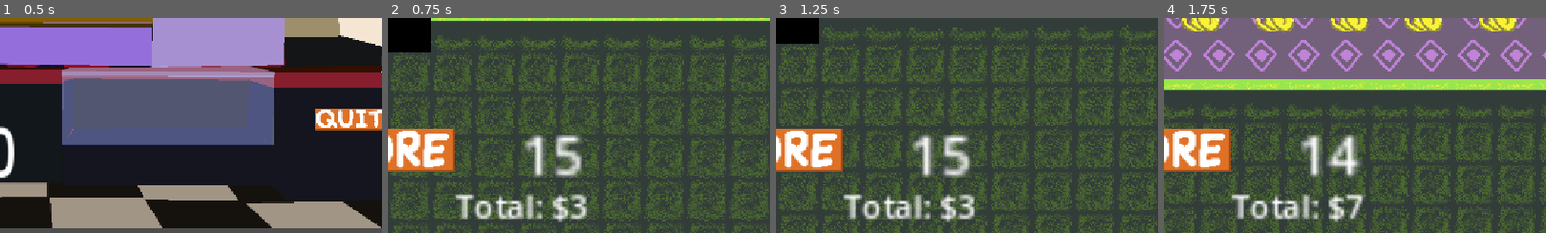
Above: before the commit, frames 1-4 (left to right).
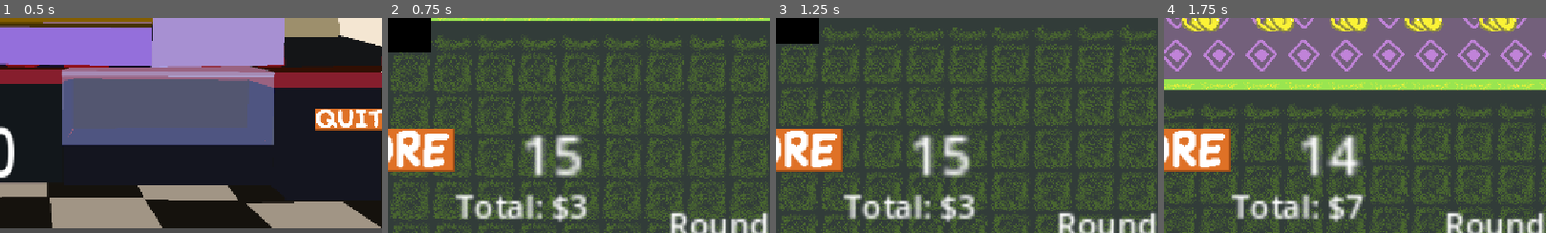
Above: after the commit, the same moments.

Repository: tgruenewald/LD58
Game: Godot game, scene res://scenes/shop.tscn
Same seed, same stepped clock (60 frames per second), same inputs: the game is played once before the commit and once after it. This scene is started directly instead of the project's main scene.
Inputs (mouse positions are % of the whole screen's width and height, from its top left):
- Up to frame 1 (0.5 s): no input
- Up to frame 2 (0.75 s): click (11, 73) at 0.5 s
- Up to frame 3 (1.25 s): no input
- Up to frame 4 (1.75 s): tap Enter (ui_accept) at 1.25 s; move the mouse to (72, 45) at 1.27 s; hold D (move_right) from 1.28 s (still down); hold X from 1.28 s (still down); click (72, 45) at 1.42 s; tap Space (jump) at 1.52 s
The pictures show only the part of the screen within x 50-100%, y 50-100%; the shares and areas given below are measured in that part.

Frame 1 is identical in both runs. In frame 2, 1.5% of the frame differs, in the area x 73-100%, y 89-100%; in frame 3, 1.5%; in frame 4, 1.5%.

Commit message:
rounds are tracked

Diff:
--- a/Scripts/master.gd
+++ b/Scripts/master.gd
@@ -2,6 +2,7 @@
 
 var wallet = 0
 var totalAccumulated = 0
+var currentRound = 1
 var timeAdd = 0
 var jumpHeightAdd = 0
 var jumpAdd = 0
@@ -17,6 +18,10 @@
 	return wallet
 func getTotalAccumulated():
 	return totalAccumulated
+func getCurrentRound():
+	return currentRound
+func incrementRound():
+	currentRound += 1
 func spend(amount: int):
 	wallet -= amount
 	pass
--- a/Scripts/shop.gd
+++ b/Scripts/shop.gd
@@ -11,7 +11,7 @@
 @onready var canvasLayer: CanvasLayer = $CanvasLayer
 
 # Debug settings - set to false to disable cheat codes
-const DEBUG_MODE = false
+const DEBUG_MODE = true
 
 var x_key_was_pressed = false
 var base_window_size = Vector2(1152, 648)  # Base resolution for scaling
@@ -80,6 +80,7 @@
 
 
 func _on_play_pressed() -> void:
+	Master.incrementRound()
 	get_tree().change_scene_to_file("res://scenes/maintest.tscn")
 	pass # Replace with function body.
 
@@ -161,6 +162,8 @@
 func _on_quit_pressed() -> void:
 	# Reset game state
 	Master.wallet = 0
+	Master.totalAccumulated = 0
+	Master.currentRound = 1
 	Master.timeAdd = 0
 	Master.jumpAdd = 0
 	Master.wallJump = false
--- a/scenes/ui.tscn
+++ b/scenes/ui.tscn
@@ -46,5 +46,14 @@
 text = "Total: $0"
 horizontal_alignment = 1
 
+[node name="RoundCounter" type="Label" parent="."]
+offset_left = 800.0
+offset_top = 600.0
+offset_right = 1000.0
+offset_bottom = 650.0
+scale = Vector2(3, 3)
+text = "Round: 1"
+horizontal_alignment = 1
+
 [connection signal="timeout" from="Timer" to="." method="_on_timer_timeout"]
 [connection signal="pressed" from="StoreButton" to="." method="_on_store_button_pressed"]
